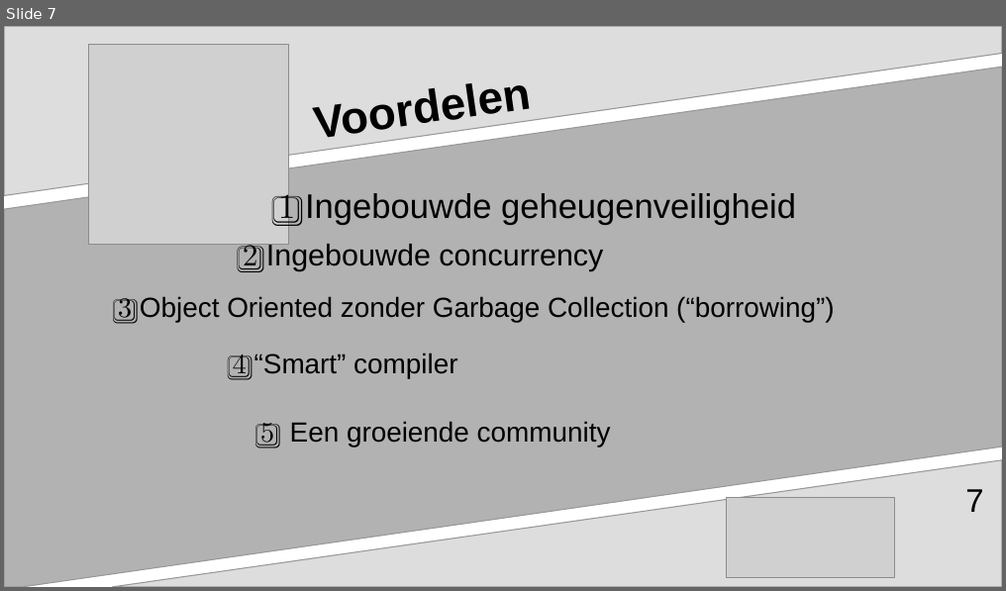
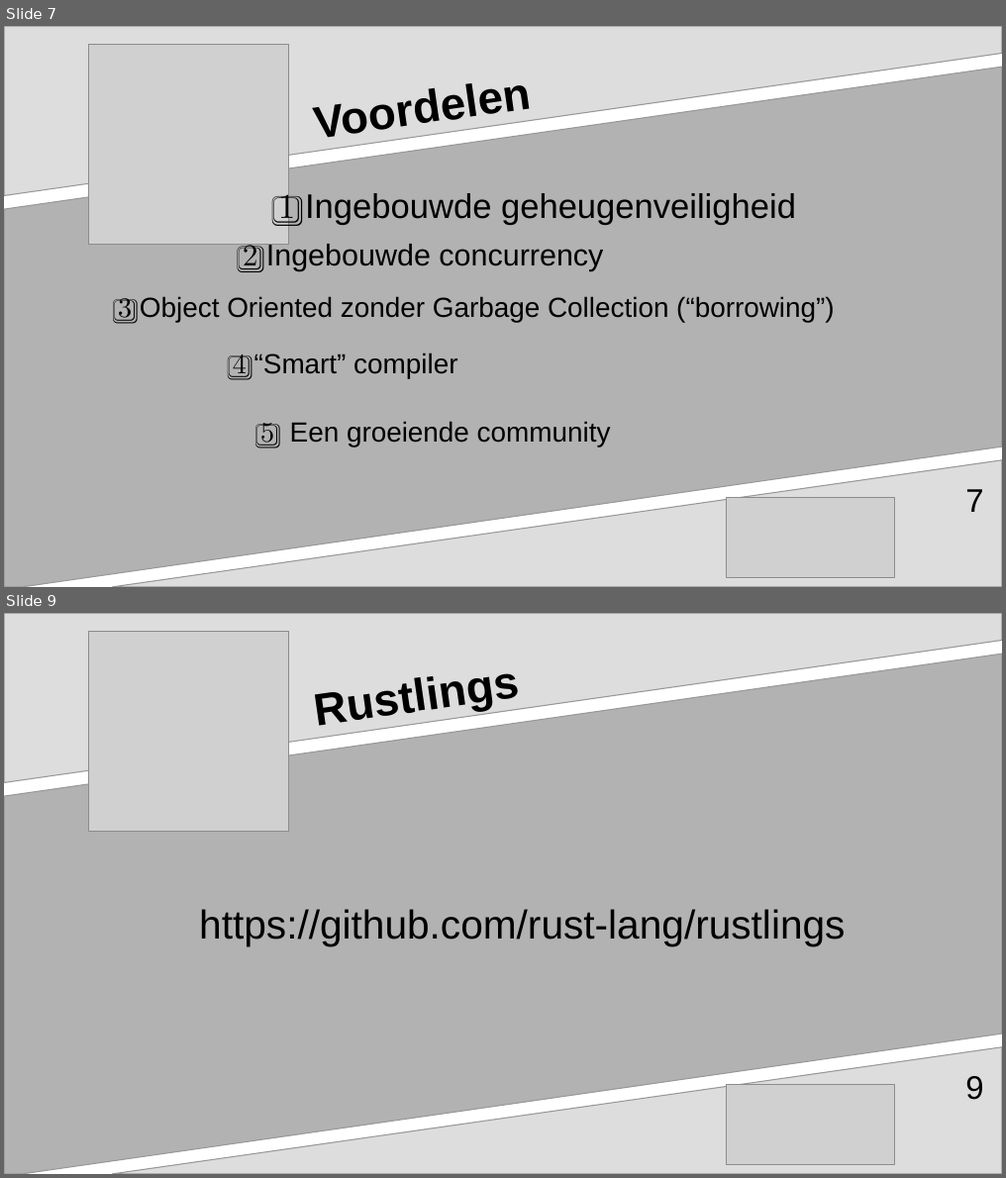
Before and after one commit to aventinesolutions/awsvsgcp-channel, a slide deck: ep002-Rust_in_Cloud_Native/ep002-Rust_in_Cloud_Native.odp. Shown one above the other, each under a label of ours: slide 7 before the commit, slides 7 and 9 after it; the slides between them are not shown. The pictures are 1006x591 and 1006x1178 pixels, drawn with LibreOffice and Linux fonts; fonts in the diff are those of the drawing; grey boxes stand for pictures. Boxes give left, top, right and bottom in pixels: in the first picture for what was removed or moved away, otherwise in the second. Text is boxed around its words. In the diff, an @@ line names an element or a change of style, - is before the commit and + after.

Commit message:
:bear: :construction: the last of the slides for Rust in Cloud Native

```diff
--- a/ep002-Rust_in_Cloud_Native/ep002-Rust_in_Cloud_Native.odp
+++ b/ep002-Rust_in_Cloud_Native/ep002-Rust_in_Cloud_Native.odp
@@ slide 9 added at [4,613,1002,1174], background #FFFFFF; not listed: 3 template elements that a slide beside it also shows @@
@@ picture added at [89,631,289,831] @@
@@ title added at [307,624,579,756], 36 pt, text #000000, bold @@
+Rustlings
@@ text added at [199,909,845,947], 32 pt, text #000000 @@
+https://github.com/rust-lang/rustlings
@@ picture added at [726,1085,894,1165] @@
@@ page number added at [965,1076,983,1100], 26 pt, text #000000 @@
+9
```
Also in this commit, not shown: 1 slide changed, 3 other slides added, 1 slide removed, 2 other files.
